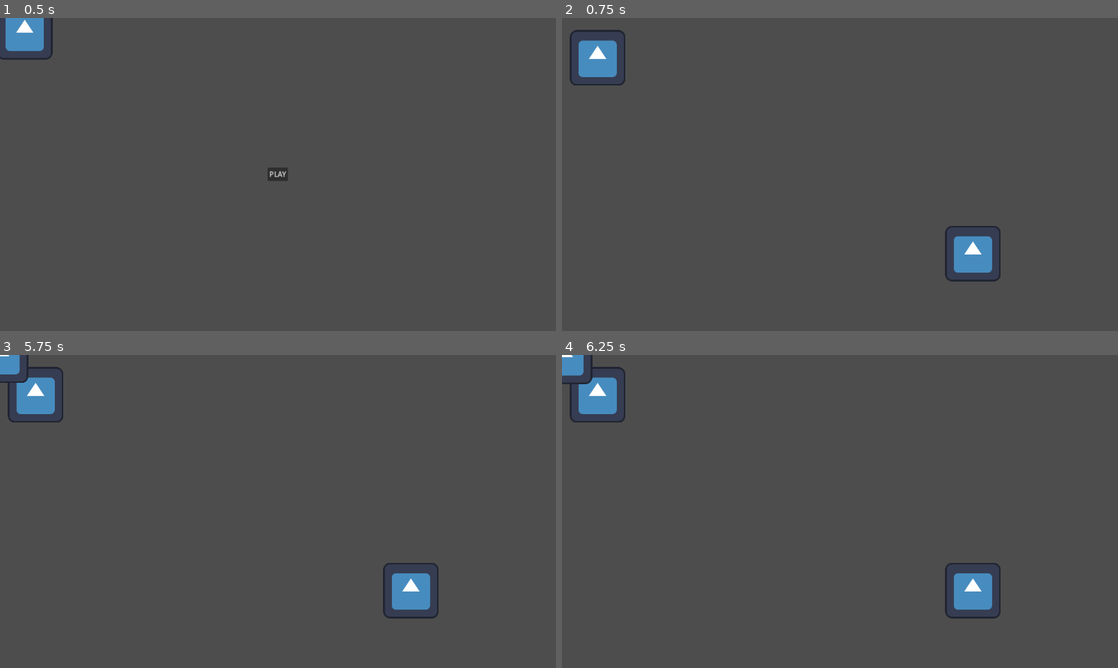
Above: before the commit, frames 1-4 (two rows, left to right).
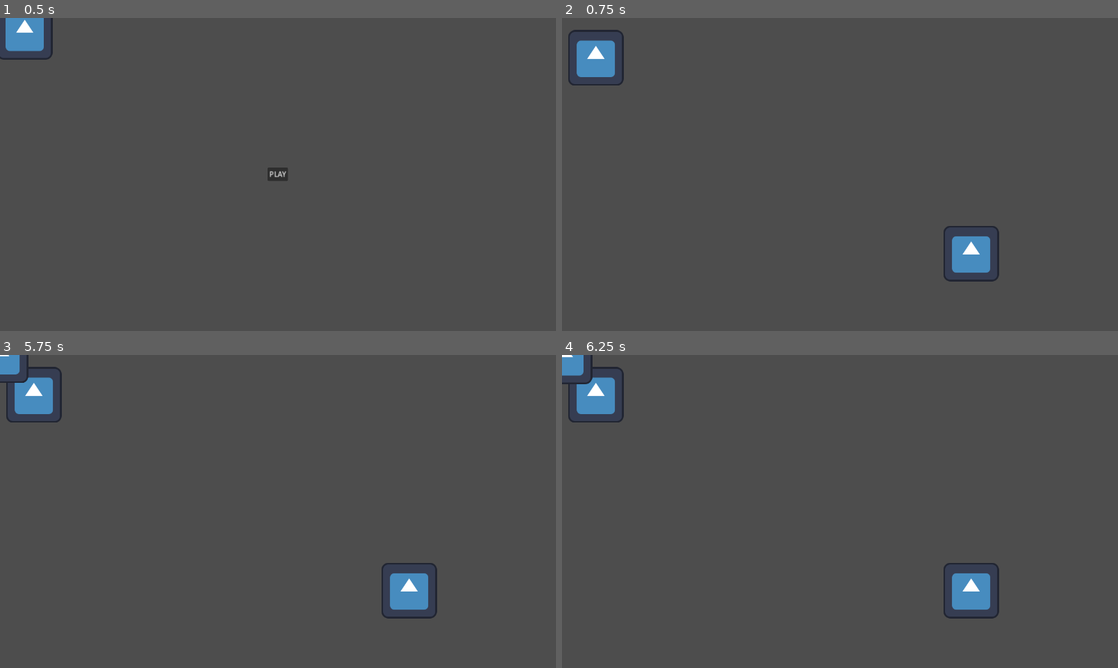
Above: after the commit, the same moments.

Repository: chip003/GDC-Lovefest
Game: Godot game, scene res://Scenes/MainMenu.tscn
The game is run twice, just before and just after one commit, with the same random seed, the same clock (stepped at 60 frames per second) and the same inputs. The engine's default icon, where the game draws it, is replaced by a stand-in: a white triangle on a blue panel in a dark square.
Inputs:
- Up to frame 1 (0.5 s): no input
- Up to frame 2 (0.75 s): click "PLAY" at 0.5 s
- Up to frame 3 (5.75 s): tap Enter at 1.25, 2.75, 4.25 s; tap Space at 2, 3.5, 5 s
- Up to frame 4 (6.25 s): no input

Frame 1 is identical in both runs. In frame 2, 0.7% of the frame differs, in the area x 1-79%, y 3-85%; in frame 3, 0.6%; in frame 4, 0.6%.

Commit message:
spawner moving

Diff:
--- a/Scenes/Enemy/Enemy.gd
+++ b/Scenes/Enemy/Enemy.gd
@@ -1,14 +1,14 @@
 extends Node2D
 
-var target
-var target_position = Vector2() # Target's position
+
+var target_position = Vector2()
 var speed = 10
 
-# Called when the node enters the scene tree for the first time.
+
 func _ready():
 	pass
 
-# Called every frame. 'delta' is the elapsed time since the previous frame.
+
 func _process(delta):
 	update_target_position()
 	move_towards_target(delta)
@@ -19,6 +19,7 @@
 	if targets.size() > 0:
 		target_position = targets[0].position
 
+
 func move_towards_target(delta):
 	var direction = (target_position - position).normalized()
 	position += direction * speed * delta
--- a/Scenes/EnemySpawner/EnemySpawner.gd
+++ b/Scenes/EnemySpawner/EnemySpawner.gd
@@ -1,4 +1,5 @@
 extends Node
+
 
 const MAX_ENEMY = 3
 var last_spawn_time
@@ -8,7 +9,6 @@
 var enemy_file_paths = []
 var enemy_instances = []
 const enemy_file_path = "res://Scenes/Enemy/Enemy.tscn"
-
 var min_x = -100
 var max_x = 100
 var min_y = -100
@@ -19,14 +19,27 @@
 	last_spawn_time = Time.get_ticks_msec()
 	last_move_time = Time.get_ticks_msec()
 
+
 func _process(delta):
 	var current_time = Time.get_ticks_msec()
-	if current_time - last_spawn_time > spawn_delay*1000 and len(enemy_instances) < MAX_ENEMY:
+	if time_to_spawn(current_time) and not enemy_capacity_reached():
 		spawn_enemy()
 		last_spawn_time = current_time
-	if current_time - last_move_time*1000 > move_delay:
+	if time_to_move(current_time):
 		move_spawner_to_random_position()
 		last_move_time = current_time
+
+
+func enemy_capacity_reached():
+	return len(enemy_instances) >= MAX_ENEMY
+
+
+func time_to_move(current_time):
+	return current_time - last_move_time > move_delay*1000
+
+
+func time_to_spawn(current_time):
+	return current_time - last_spawn_time > spawn_delay*1000
 
 
 func spawn_enemy():
@@ -38,6 +51,7 @@
 
 func move_spawner_to_random_position():
 	# Randomly choose a side: 0 = top, 1 = bottom, 2 = left, 3 = right
+	randomize()
 	var side = randi() % 4
 	var new_position = Vector2()
 	match side:
--- a/Scenes/PlayArea.tscn
+++ b/Scenes/PlayArea.tscn
@@ -4,6 +4,7 @@
 [ext_resource type="PackedScene" uid="uid://ccvk8gfcixoav" path="res://Scenes/EnemySpawner/EnemySpawner.tscn" id="2_70cjn"]
 
 [node name="PlayArea" type="Node2D"]
+position = Vector2(-4, 0)
 
 [node name="TestTarget" parent="." instance=ExtResource("1_6kbef")]
 position = Vector2(946, 542)
